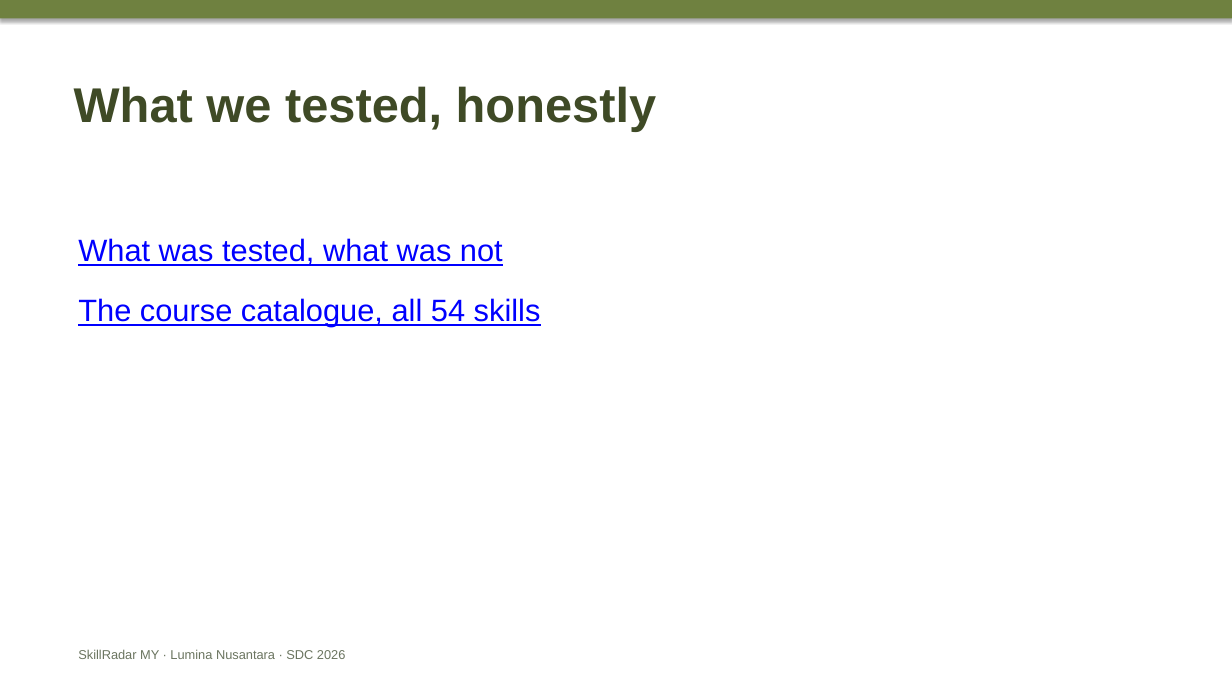
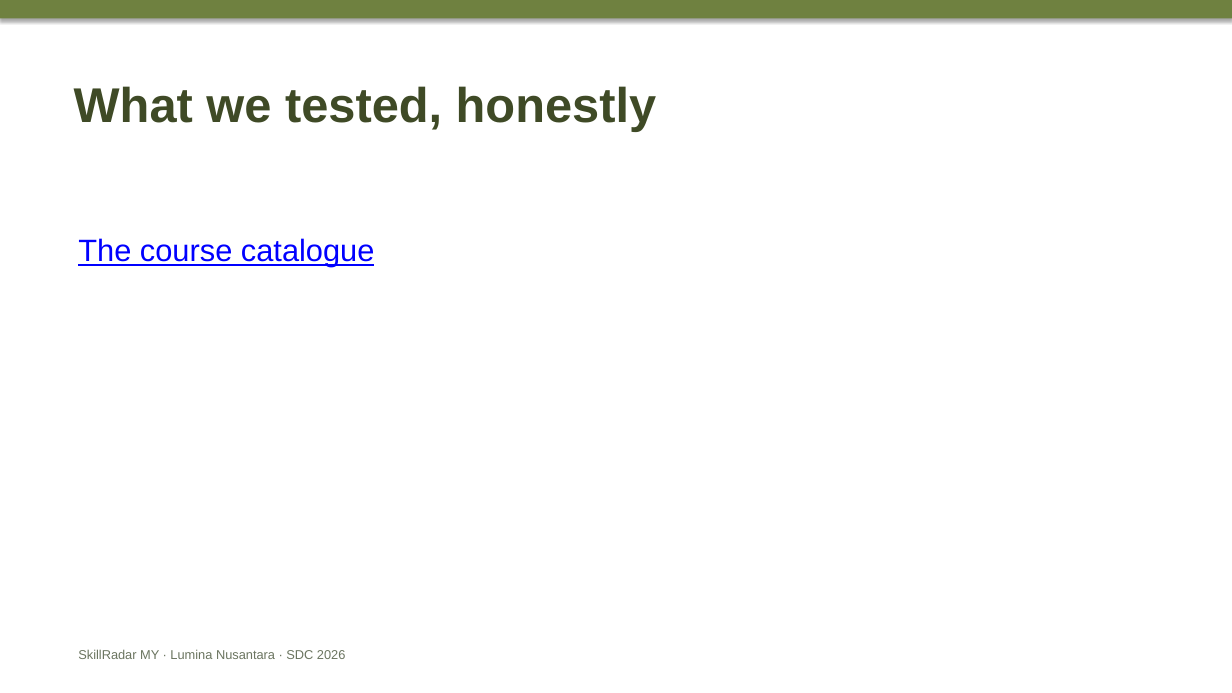
Before and after one commit to douyinlin/sdc2026-lumina-nusantara, a slide deck: slide 6 of team/CUE_DECK_4min10_to_6min.pptx. Drawn at 1232x693 pixels with LibreOffice and Linux fonts; fonts in the diff are those of the drawing. Boxes give left, top, right and bottom in pixels: in the first picture for what was removed or moved away, otherwise in the second. Text is boxed around its words. In the diff, an @@ line names an element or a change of style, - is before the commit and + after.

Commit message:
docs(team): one readable destination per slide, add the course catalogue page

```diff
--- a/team/CUE_DECK_4min10_to_6min.pptx
+++ b/team/CUE_DECK_4min10_to_6min.pptx
@@ text at box(78, 238, 375, 267): text changed @@
-What was tested, what was not
-The course catalogue, all 54 skills
+The course catalogue
```
Also in this commit, not shown: 4 other slides changed, 3 other files.
